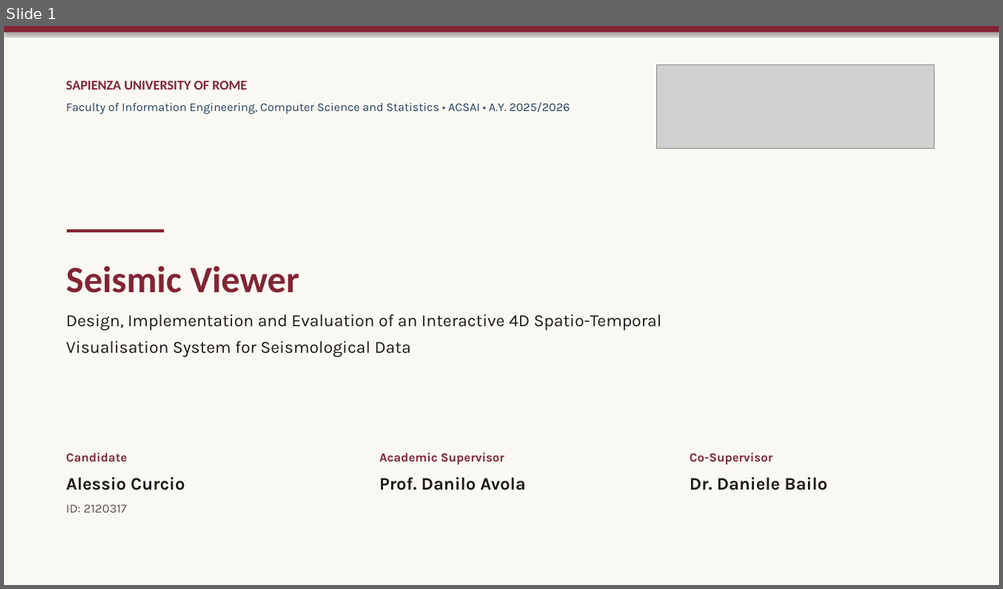
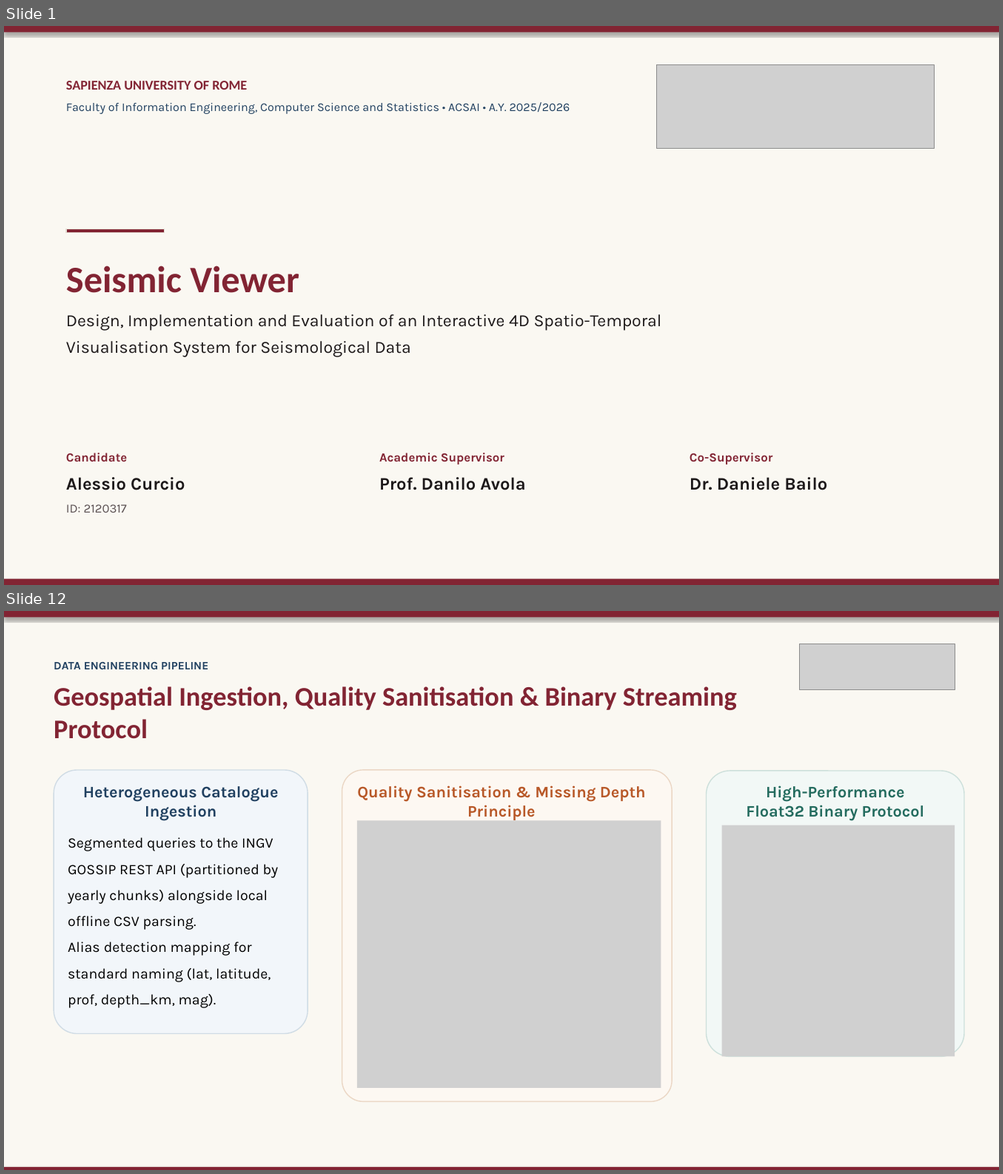
Before and after one commit to Crucio104/Seismic-Viewer-Presentation, a slide deck: thesis/presentation/Seismic Viewer - Thesis Defense.pptx. Shown one above the other, each under a label of ours: slide 1 before the commit, slides 1 and 12 after it; the slides between them are not shown. The pictures are 1003x589 and 1003x1174 pixels, drawn with LibreOffice and Linux fonts; fonts in the diff are those of the drawing; grey boxes stand for pictures. Boxes give left, top, right and bottom in pixels: in the first picture for what was removed or moved away, otherwise in the second. Text is boxed around its words. In the diff, an @@ line names an element or a change of style, - is before the commit and + after.

```diff
--- a/thesis/presentation/Seismic Viewer - Thesis Defense.pptx
+++ b/thesis/presentation/Seismic Viewer - Thesis Defense.pptx
@@ slide 12 added at (x1=4, y1=611, x2=999, y2=1170), background #FAF8F2 @@
@@ rectangle added at (x1=4, y1=611, x2=999, y2=617), fill #822433 @@
@@ picture added at (x1=800, y1=644, x2=955, y2=690) @@
@@ text added at (x1=54, y1=662, x2=208, y2=669), 11 pt, text #204060, bold @@
+DATA ENGINEERING PIPELINE
@@ text added at (x1=54, y1=686, x2=737, y2=739), 26 pt, text #822433, bold @@
+Geospatial Ingestion, Quality Sanitisation & Binary Streaming Protocol
@@ rounded rectangle added at (x1=54, y1=770, x2=307, y2=1034), fill #F2F6FA, outline #D0DCE5 1 pt @@
@@ text added at (x1=83, y1=786, x2=278, y2=821), 15.5 pt, text #204060, bold @@
+Heterogeneous Catalogue Ingestion
@@ rounded rectangle added at (x1=342, y1=770, x2=671, y2=1102), fill #FDF8F2, outline #EBD7C5 1 pt @@
@@ text added at (x1=357, y1=786, x2=646, y2=820), 15.5 pt, text #B85828, bold @@
+Quality Sanitisation & Missing Depth Principle
@@ rounded rectangle added at (x1=706, y1=771, x2=965, y2=1056), fill #F2F8F6, outline #CDE0DB 1 pt @@
@@ text added at (x1=745, y1=786, x2=925, y2=821), 15.5 pt, text #236B5E, bold @@
+High-Performance Float32 Binary Protocol
@@ picture added at (x1=357, y1=820, x2=660, y2=1088) @@
@@ picture added at (x1=722, y1=825, x2=955, y2=1057) @@
@@ text added at (x1=68, y1=837, x2=279, y2=1008), 14 pt, text #000000 @@
+Segmented queries to the INGV GOSSIP REST API (partitioned by yearly chunks) alongside local offline CSV parsing.
+Alias detection mapping for standard naming (lat, latitude, prof, depth_km, mag).
@@ rectangle added at (x1=4, y1=1167, x2=999, y2=1170), fill #822433 @@
@@ slide 1 changed as well @@
@@ rectangle added at (x1=4, y1=580, x2=999, y2=585), fill #822433 @@
```
Also in this commit, not shown: 12 other slides changed, 1 other slide added, 1 slide removed, 32 other files.
